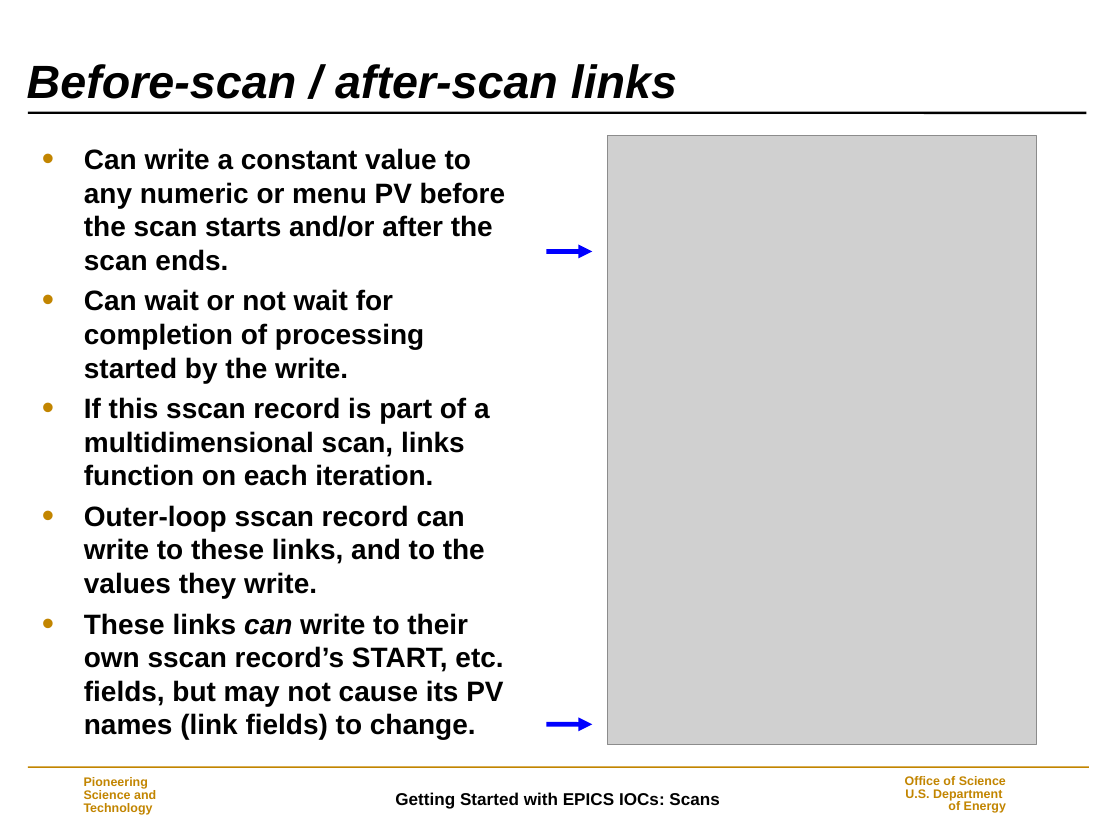
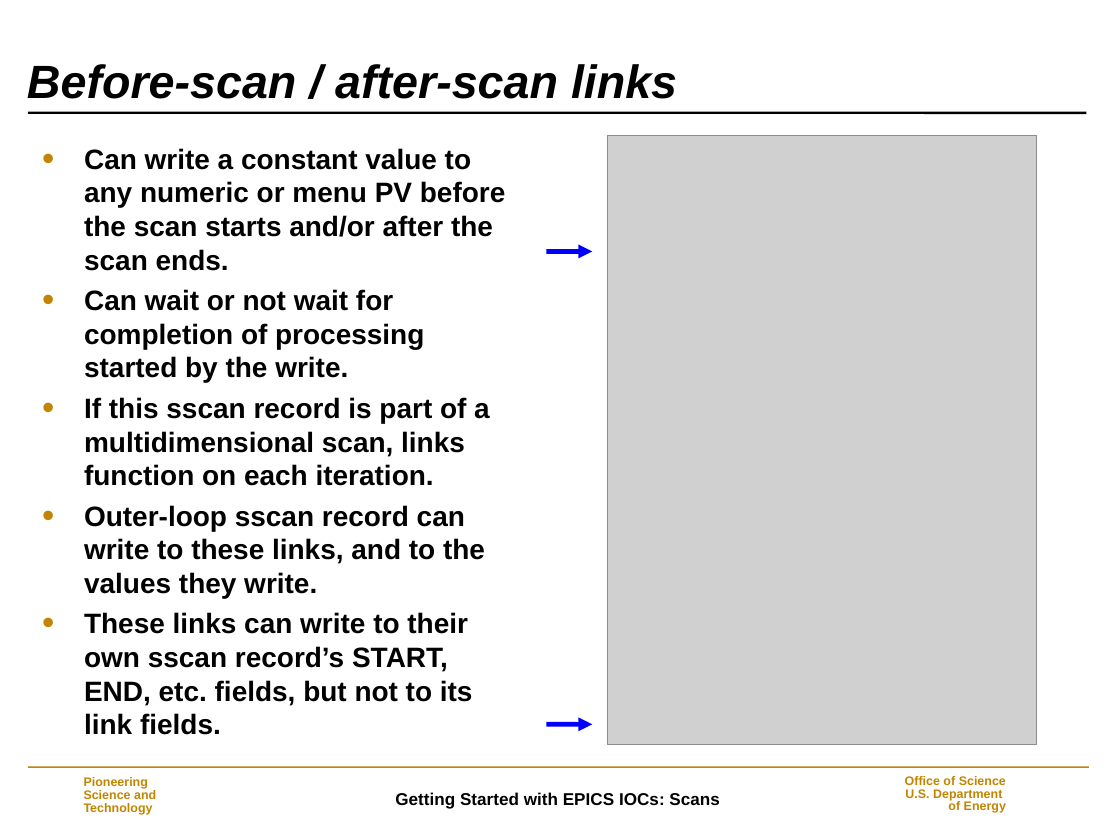
Before and after one commit to epics-modules/sscan, a slide deck: slide 8 of documentation/Scans.ppt. Drawn at 1120x840 pixels with LibreOffice and Linux fonts; fonts in the diff are those of the drawing; grey boxes stand for pictures; background and template pictures are left out. Boxes give left, top, right and bottom in pixels: in the first picture for what was removed or moved away, otherwise in the second. Text is boxed around its words. In the diff, an @@ line names an element or a change of style, - is before the commit and + after.

```diff
--- a/documentation/Scans.ppt
+++ b/documentation/Scans.ppt
@@ text at <box>84,612,473,735</box>: text changed @@
-• These links can write to their own sscan record’s START, etc. fields, but may not cause its PV names (link fields) to change.
+• These links can write to their own sscan record’s START, END, etc. fields, but not to its link fields.
```
Also in this commit, not shown: 8 other slides changed.
